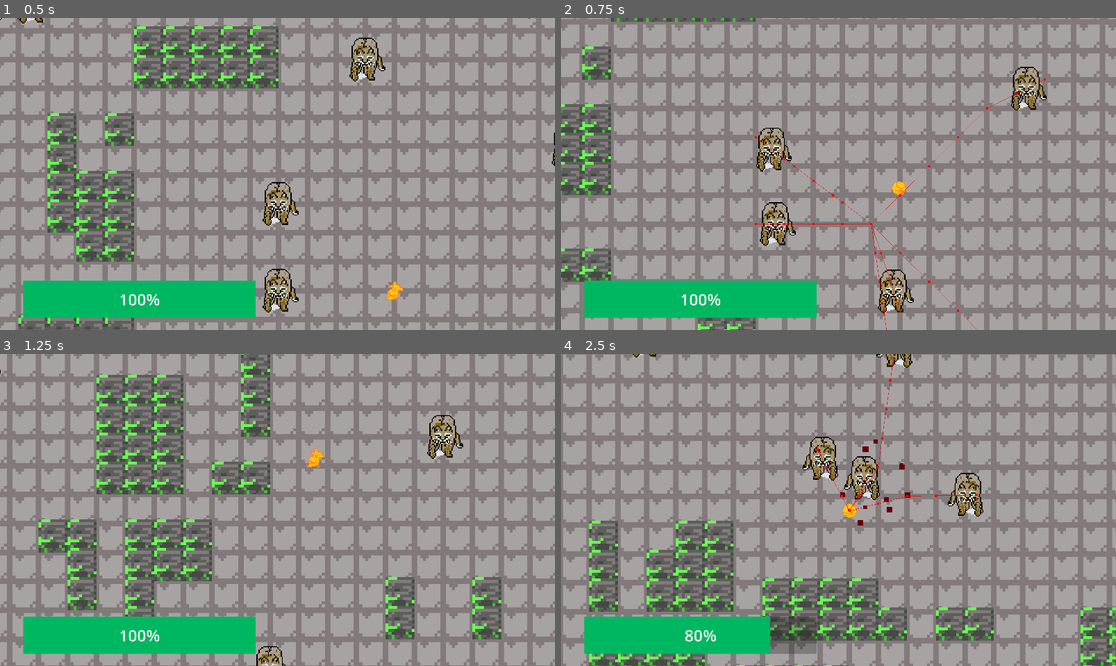
Above: before the commit, frames 1-4 (two rows, left to right).
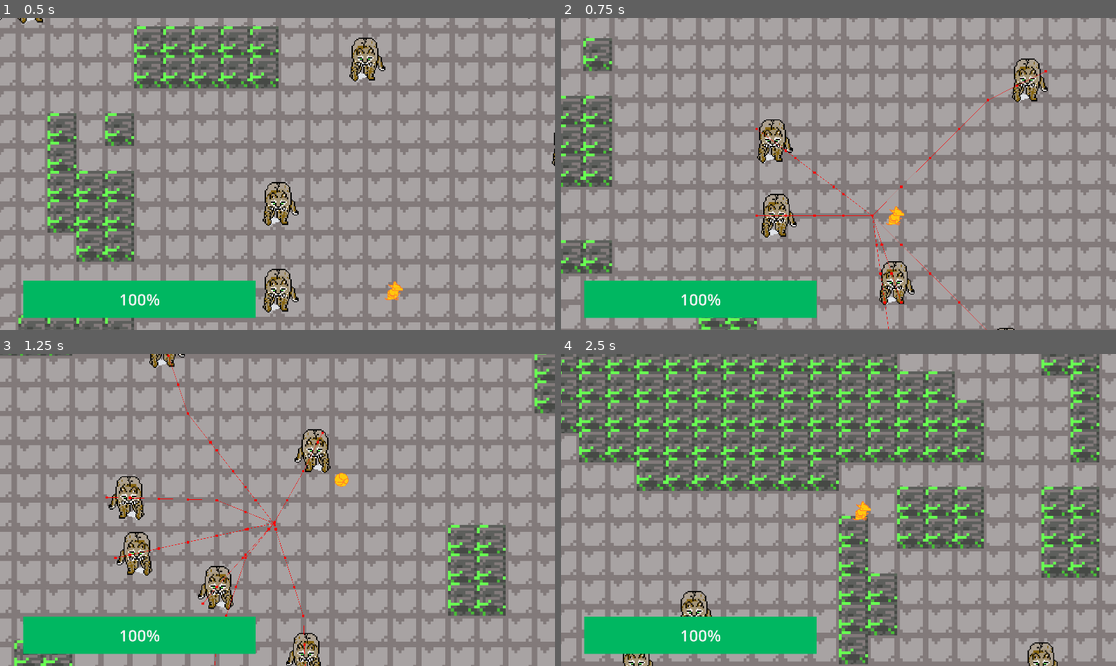
Above: after the commit, the same moments.

Repository: ColRyanYT/gaMMA_repo
Game: Godot game, scene res://Environment/test_level_proc_gen.tscn
Two runs of this game, one before a commit and one after it. Both use one fixed random seed, a clock stepped at 60 frames per second and the inputs below. The project has no main scene, so this scene is started directly.
Inputs (mouse positions are in pixels of both pictures, inside the frame that each line leads up to):
- Up to frame 1 (0.5 s): no input
- Up to frame 2 (0.75 s): move the mouse to (960, 158) at 0.52 s; hold Right (ui_right) from 0.53 s (still down); tap Shift (shift) at 0.6 s
- Up to frame 3 (1.25 s): keep holding Right (ui_right); tap Space (space, bound only after the commit) at 0.8 s
- Up to frame 4 (2.5 s): move the mouse to (727, 525) at 1.27 s; release Right (ui_right) at 1.28 s; hold Down (ui_down) 1.28-2.03 s; tap Space (space, bound only after the commit) at 1.35 s; tap Ctrl at 1.55 s; move the mouse to (894, 441) at 2.02 s; hold Right (ui_right) from 2.03 s (still down); hold Ctrl from 2.03 s (still down); tap Shift (shift) at 2.3 s

Frame 1 is identical in both runs. In frame 2, 43% of the frame differs, in the area x 0-100%, y 0-100%; in frame 3, 54%; in frame 4, 70%.

Commit message:
updated user input keys

Diff:
--- a/Actors/player.gd
+++ b/Actors/player.gd
@@ -45,7 +45,7 @@
 
 	dash_direction = self.global_position.direction_to(get_global_mouse_position())
 
-	if Input.is_action_just_pressed("shift") and not dashing:
+	if Input.is_action_just_pressed("space") and not dashing:
 		start_dash(mouse_position)
 	elif dashing:
 		velocity = dash_velocity
--- a/Environment/proc_gen_new.gd
+++ b/Environment/proc_gen_new.gd
@@ -226,7 +226,7 @@
 	player.position.y = 50 * int(grid_size/2.0)
 
 func _input(_event):
-	if Input.is_key_pressed(KEY_SPACE):
+	if Input.is_key_pressed(KEY_CTRL):
 		clear_enemies()
 		tile_array.clear()
 		setup_procgen()
--- a/project.godot
+++ b/project.godot
@@ -74,6 +74,11 @@
 "events": [Object(InputEventMouseButton,"resource_local_to_scene":false,"resource_name":"","device":-1,"window_id":0,"a …(253 unchanged characters)…
 ]
 }
+space={
+"deadzone": 0.2,
+"events": [Object(InputEventKey,"resource_local_to_scene":false,"resource_name":"","device":-1,"window_id":0,"alt_pressed":false,"shift_pressed":false,"ctrl_pressed":false,"meta_pressed":false,"pressed":false,"keycode":0,"physical_keycode":32,"key_label":0,"unicode":32,"location":0,"echo":false,"script":null)
+]
+}
 
 [rendering]
 
